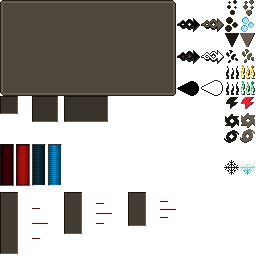
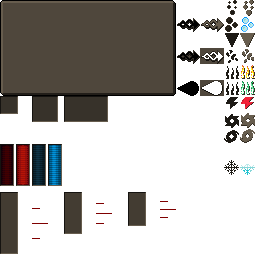
Layers edited between the first and the second 256 x 256 image:
painted on "stoneborn" over (0, 0, 224, 186)
hid "jei_handler.png", painted on it, unmasked it over (0, 0, 224, 186)
